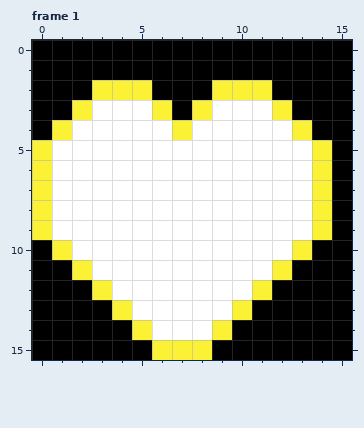
File history of a pixel-art file, assets/item-health-1.ase. Above: the version before the commit.
16x16 pixels, 2 frames. Shown: frame 1.
After:
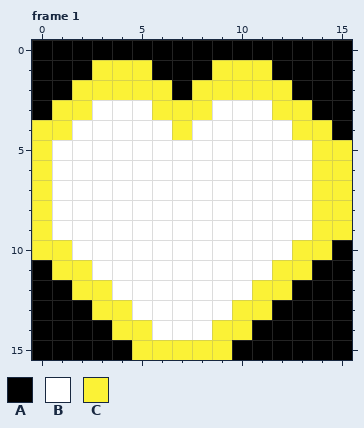
Palette (. is transparent): A #000000  B #ffffff  C #fbf236
Log entry: Add new flashoffsets Also update the health item drawing a little bit.
The exact change:
--- frame 1
@@ x 0..15 @@
  0 AAAAAAAAAAAAAAAA
- 1 AAAAAAAAAAAAAAAA
- 2 AAACCCAAACCCAAAA
- 3 AACBBBCACBBBCAAA
- 4 ACBBBBBCBBBBBCAA
- 5 CBBBBBBBBBBBBBCA
- 6 CBBBBBBBBBBBBBCA
- 7 CBBBBBBBBBBBBBCA
- 8 CBBBBBBBBBBBBBCA
- 9 CBBBBBBBBBBBBBCA
-10 ACBBBBBBBBBBBCAA
-11 AACBBBBBBBBBCAAA
-12 AAACBBBBBBBCAAAA
-13 AAAACBBBBBCAAAAA
-14 AAAAACBBBCAAAAAA
-15 AAAAAACCCAAAAAAA
+ 1 AAACCCAAACCCAAAA
+ 2 AACCCCCACCCCCAAA
+ 3 ACCBBBCCCBBBCCAA
+ 4 CCBBBBBCBBBBBCCA
+ 5 CBBBBBBBBBBBBBCC
+ 6 CBBBBBBBBBBBBBCC
+ 7 CBBBBBBBBBBBBBCC
+ 8 CBBBBBBBBBBBBBCC
+ 9 CBBBBBBBBBBBBBCC
+10 CCBBBBBBBBBBBCCA
+11 ACCBBBBBBBBBCCAA
+12 AACCBBBBBBBCCAAA
+13 AAACCBBBBBCCAAAA
+14 AAAACCBBBCCAAAAA
+15 AAAAACCCCCAAAAAA
Changed places in both pictures, as pixel boxes (x1, y1, x2, y2):
changed: (32, 60, 352, 360)
